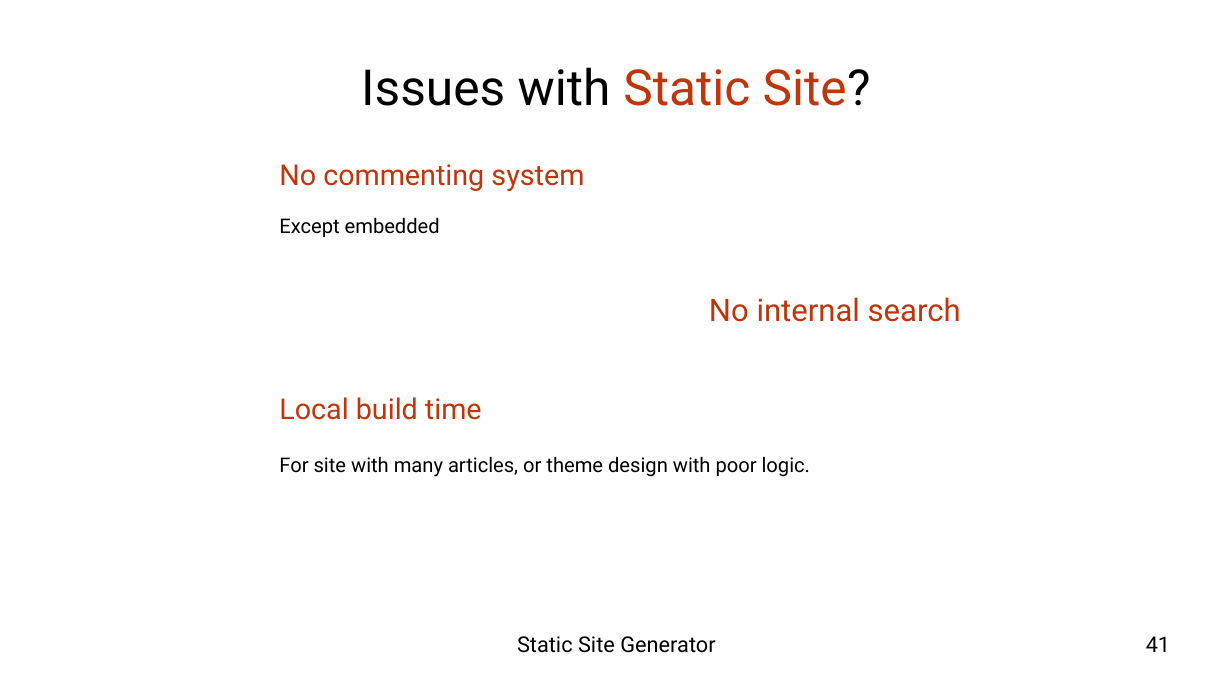
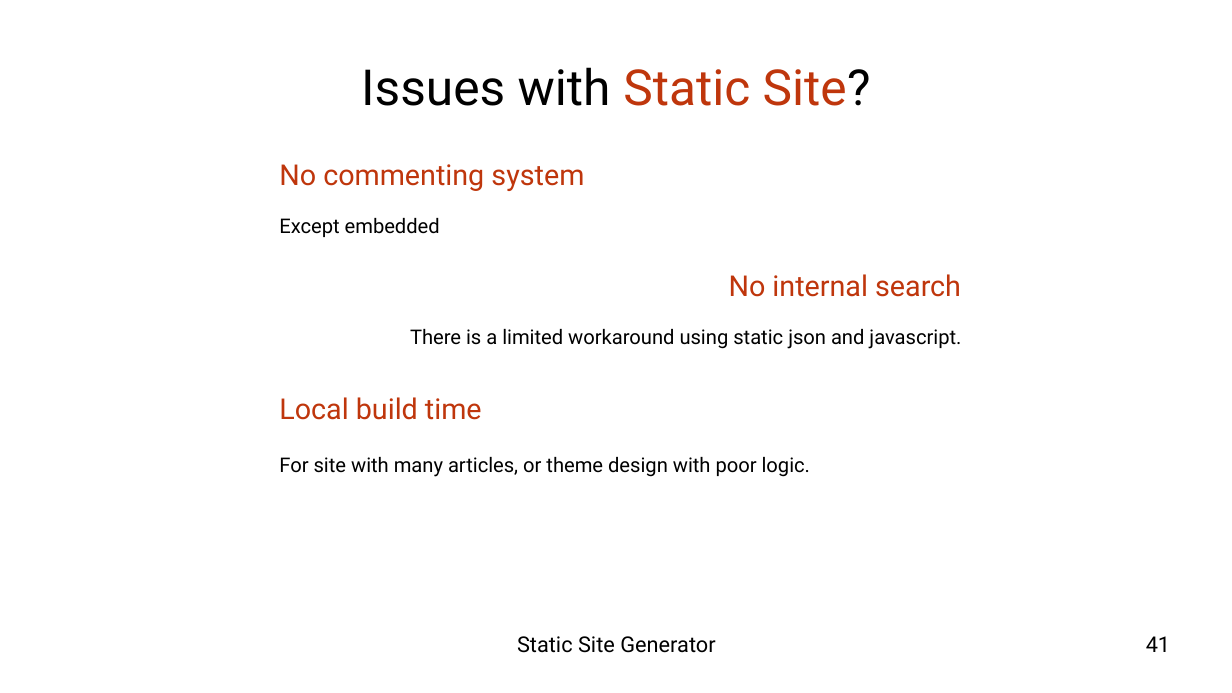
Before and after one commit to epsi-rns/berkas2, a slide deck: slide 41 of impress-presentation/04-concept-ssg/presentation-concept-ssg-diagram.odp. Drawn at 1232x693 pixels with LibreOffice and Linux fonts; fonts in the diff are those of the drawing; background and template pictures are left out. Boxes give left, top, right and bottom in pixels: in the first picture for what was removed or moved away, otherwise in the second. Text is boxed around its words. In the diff, an @@ line names an element or a change of style, - is before the commit and + after.

```diff
--- a/impress-presentation/04-concept-ssg/presentation-concept-ssg-diagram.odp
+++ b/impress-presentation/04-concept-ssg/presentation-concept-ssg-diagram.odp
@@ text "No internal search": place and size @@
-text "No internal search" at [709,297,961,322]
+text "No internal search" at [410,274,961,349]
@@ text at [729,274,961,297]: size 20 to 18.5 pt in "No internal search" @@
@@ text at [410,329,961,349]: paragraph added @@
+There is a limited workaround using static json and javascript.
```
Also in this commit, not shown: 6 other files.
